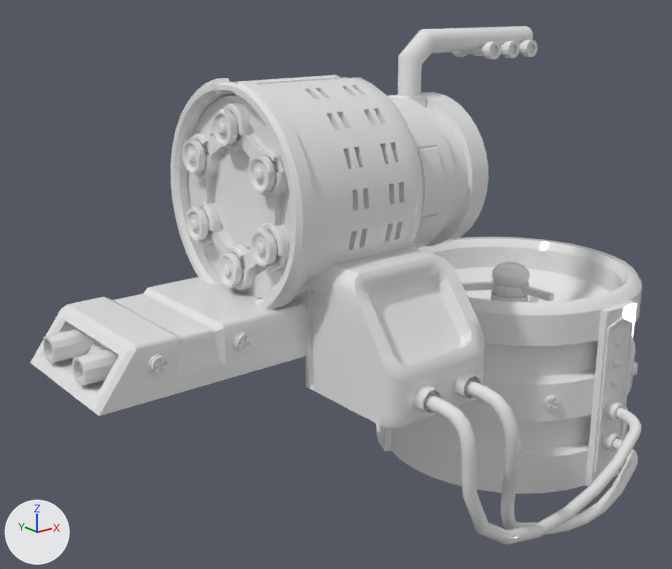
An edit to the FBX model Assets/Art/Meshes/Stations/Beans_low.fbx, drawn before and after from the same camera.
Camera for both pictures: a camera (50 mm lens) standing at (-7.49, -6.35, 4.78) and looking at (-2.39, 0.03, 2.23). The lights are fixed; the arrows at lower left show +X, +Y and +Z. Where no turn or scale is listed for an object, it has been applied to the vertices.
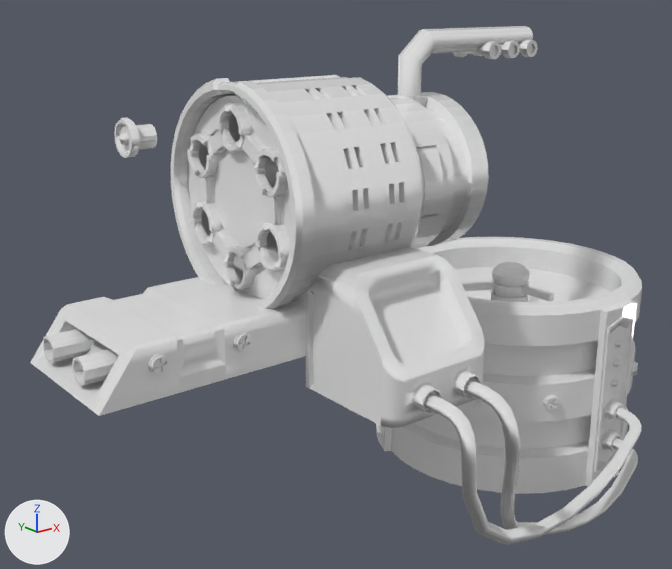
Where the newer file only moved an object's origin or applied its transform, the numbers keep the older frame.

Location of each change, (x1, y1, x2, y2) in pixels of the pictures (672 x 569 px; the box of a moved part takes in the faces that stretch with it):
part 1 of me_object001_ncl1_1, moved or reshaped: before (234, 116, 241, 139); after (136, 124, 157, 149)
part 2 of me_object001_ncl1_1, moved or reshaped: before (212, 109, 238, 147); after (114, 117, 140, 158)
part 3 of me_object001_ncl1_1, deleted: before (182, 140, 279, 288)

The change in detail:
me_object001_ncl1_1 is used by ob_object001; location (0.0, 0.0, 0.0).
me_object001_ncl1_1 had 9074 vertices, 8576 faces and spanned x -5.07..1.39, y -2.21..1.39, z 0.0..4.47.
me_object001_ncl1_1 now has 8084 vertices, 7726 faces and spans x -5.07..1.39, y -2.21..1.39, z 0.0..4.47.
me_object001_ncl1_1 part 1: the loose piece of 36 vertices spanning x -3.51..-3.34, y -0.09..0.09, z 3.66..3.85 is moved by (-0.85, 0.0, 0.0).
me_object001_ncl1_1 part 2: the loose piece of 162 vertices spanning x -3.59..-3.51, y -0.14..0.14, z 3.61..3.91 is moved by (-0.85, 0.0, 0.0).
me_object001_ncl1_1 part 3: 10 loose pieces with 990 vertices, spanning x -3.59..-3.34, y -0.65..0.65, z 2.44..3.6, are deleted.
